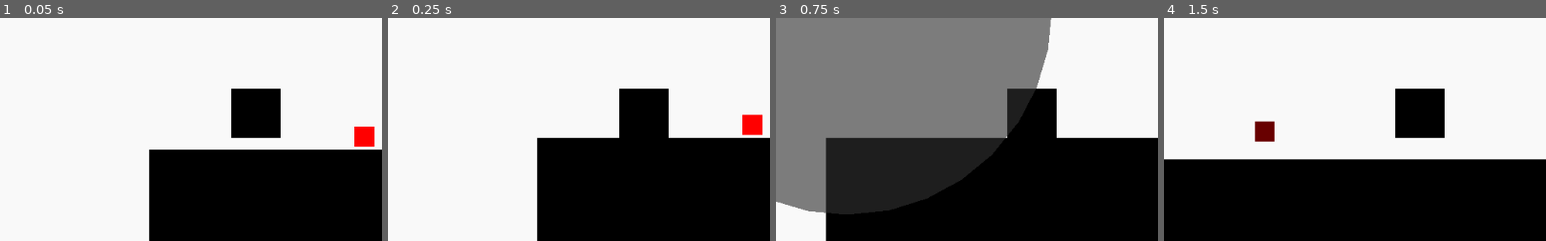
Above: before the commit, frames 1-4 (left to right).
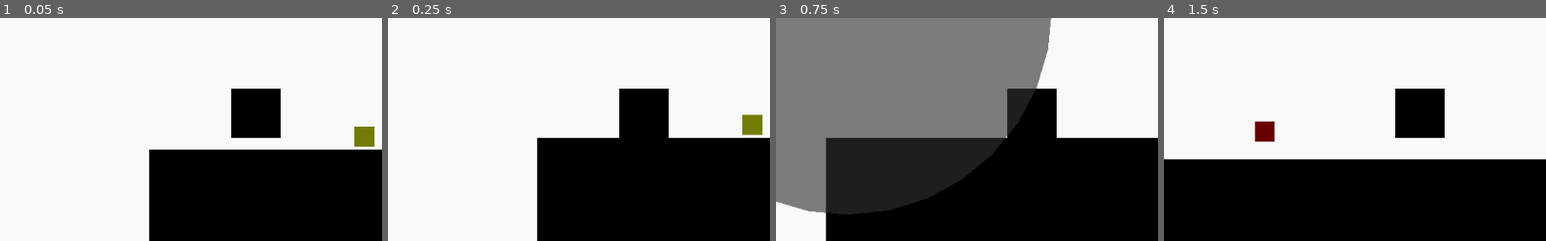
Above: after the commit, the same moments.

Repository: RavenJFelix/Square
Game: Godot game, scene res://testLevel/test.tscn
The game is run twice, just before and just after one commit, with the same random seed, the same clock (stepped at 60 frames per second) and the same inputs. This scene is started directly instead of the project's main scene.
Inputs:
- Up to frame 1 (0.05 s): no input
- Up to frame 2 (0.25 s): no input
- Up to frame 3 (0.75 s): tap Enter at 0.5 s; hold Right (ui_right) from 0.53 s (still down)
- Up to frame 4 (1.5 s): keep holding Right (ui_right); tap Up (ui_up) at 0.77 s
The pictures show only the part of the screen within x 16-66%, y 29-79%; the shares and areas given below are measured in that part.

The runs differ from the first frame. In frame 1, 0.5% of the frame differs, in the area x 92-98%, y 48-58%; in frame 2, 0.5%, in the area x 92-98%, y 43-53%; in frame 3, nothing differs; in frame 4, nothing differs.

Commit message:
Improve mine color

Diff:
--- a/map/hazard/basic-mine/basic-mine.tscn
+++ b/map/hazard/basic-mine/basic-mine.tscn
@@ -5,7 +5,7 @@
 [sub_resource type="RectangleShape2D" id=1]
 
 [node name="HurtPlatform" type="Polygon2D"]
-color = Color( 1, 0, 0, 1 )
+color = Color( 0.447059, 0.486275, 0.0196078, 1 )
 polygon = PoolVector2Array( -10, -10, 10, -10, 10, 10, -10, 10, -10, -10 )
 script = ExtResource( 1 )
 
